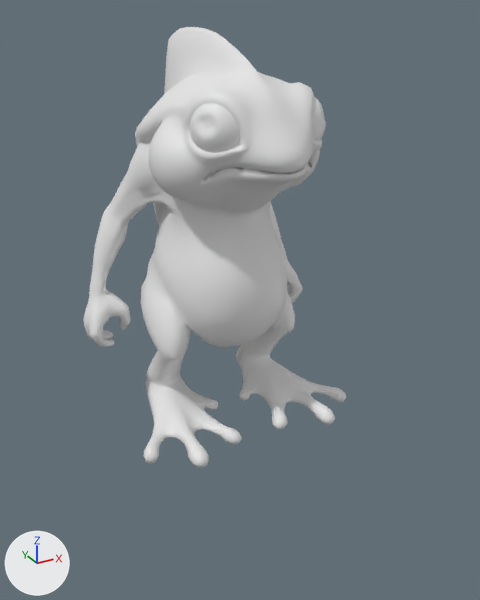
What one commit did to the FBX model content/models/porno/tadpole.fbx.
Rendered twice from a camera (50 mm lens) standing at (-78.7, -148.8, 108.5) and looking at (-5.2, -15.0, 41.6). The axes (+X, +Y, +Z) are drawn at lower left. The lights are the same throughout. The picture after the commit comes second. Mesh edges are drawn as thin lines on the coarser meshes. Where no turn or scale is listed for an object, it has been applied to the vertices.

The older version as bpy lines, for what is in view:
```python
me_rendermeshshape0_001 = bpy.data.meshes.new('renderMeshShape0.001')
me_rendermeshshape0_001.from_pydata(...)  # 4364 vertices, 8685 faces; spans x -35.4..35.4, y -41.3..28.4, z -5.6..103.1
ob_rendermesh0_001 = bpy.data.objects.new('renderMesh0.001', me_rendermeshshape0_001)
ob_rendermesh0_001.location = (-0.2, 11.6, 1.0)
```
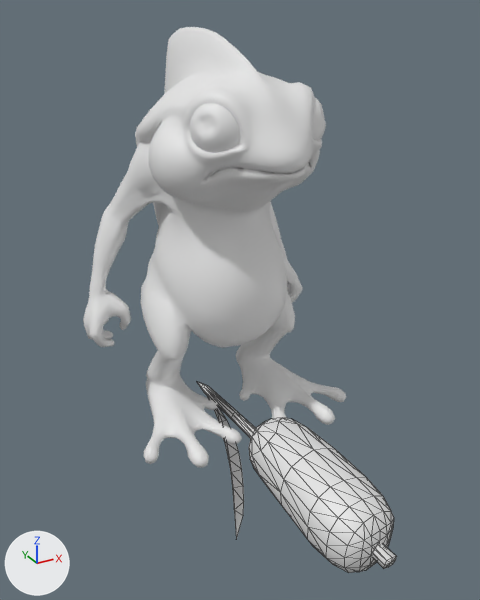
The newer file is also turned or shifted as a whole; pictures and numbers use the older file's frame.

The change, as a list of edits to the scene's bpy script:
```text
Add mat_kamish:
    mat_kamish = principled_material('kamish')
    mat_kamish.base_color = (0.8, 0.8, 0.8)  # white #e7e7e7
Add me_rendermeshshape0_007:
    me_rendermeshshape0_007.from_pydata(...)  # 215 vertices, 400 faces; spans x -18.1..10.6, y -69.1..23.9, z -11.7..10.4
    me_rendermeshshape0_007.materials.append(mat_kamish)  # white #e7e7e7
Add ob_rendermesh0_007:
    ob_rendermesh0_007 = bpy.data.objects.new('renderMesh0.007', me_rendermeshshape0_007)
    ob_rendermesh0_007.location = (-0.2, -1.8, 0.0)
```

Location of each change, (x1, y1, x2, y2) in pixels of the pictures (480 x 600 px):
'renderMesh0.007', added
    after: (196, 381, 397, 573)
